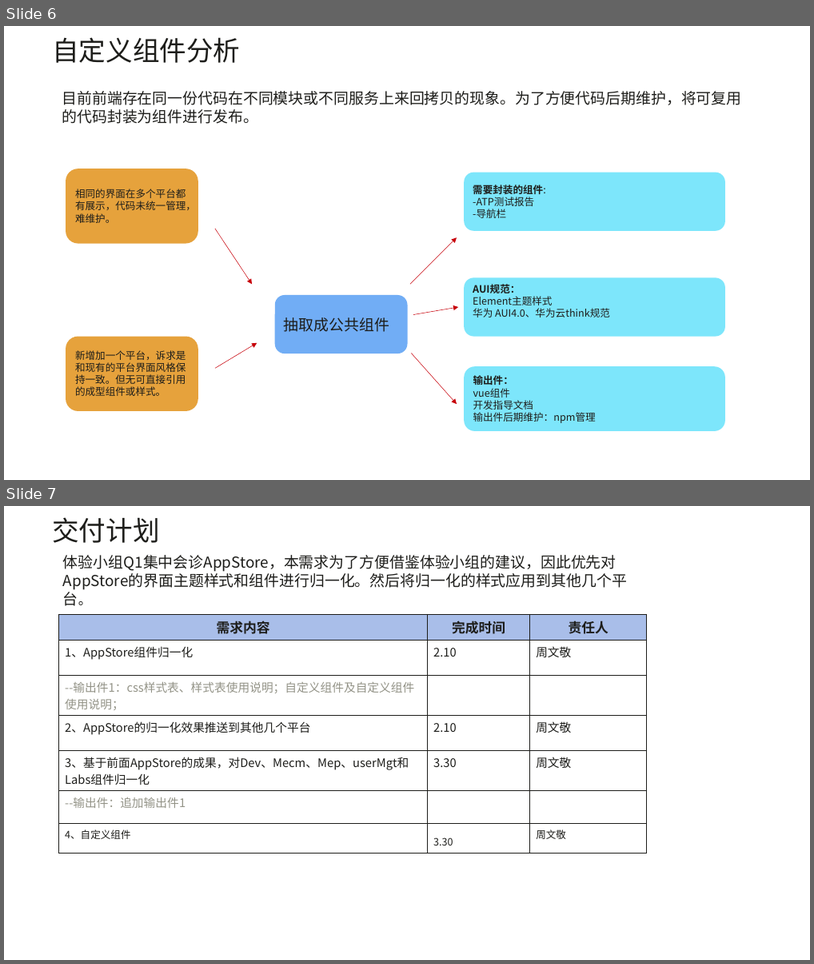
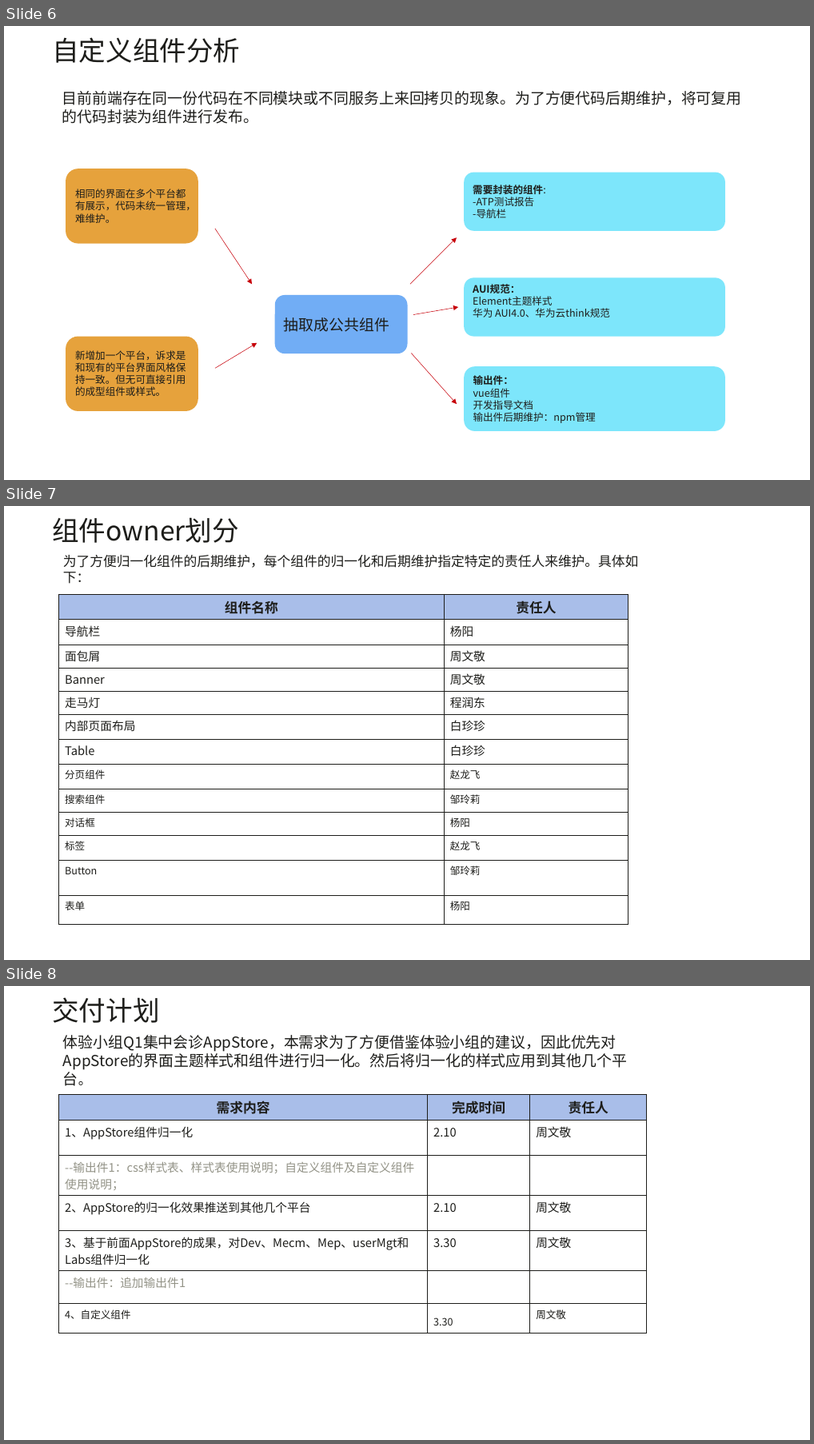
Before and after one commit to EdgeGallery/community, a slide deck: Architecture WG/Requirements/v1.1/Edge Gallery1.1 前端组件归一化方案分析.pptx. Shown one above the other, each under a label of ours: slides 6 and 7 before the commit, slides 6, 7 and 8 after it. The pictures are 814x964 and 814x1444 pixels, drawn with LibreOffice and Linux fonts; fonts in the diff are those of the drawing. Boxes give left, top, right and bottom in pixels: in the first picture for what was removed or moved away, otherwise in the second. Text is boxed around its words. In the diff, an @@ line names an element or a change of style, - is before the commit and + after.

Commit message:
需求分析文档提交

```diff
--- a/Architecture WG/Requirements/v1.1/Edge Gallery1.1 前端组件归一化方案分析.pptx
+++ b/Architecture WG/Requirements/v1.1/Edge Gallery1.1 前端组件归一化方案分析.pptx
@@ slide 7 added at box(4, 506, 810, 960), background #FFFFFF @@
@@ subtitle added at box(52, 517, 239, 543), 32 pt, text #1D1D1A @@
+组件owner划分
@@ text added at box(63, 555, 638, 584), 16 pt, text #1D1D1A @@
+为了方便归一化组件的后期维护，每个组件的归一化和后期维护指定特定的责任人来维护。具体如下：
@@ table added at box(59, 594, 629, 916), 13 rows, 2 columns @@
+组件名称 | 责任人
+导航栏 | 杨阳
+面包屑 | 周文敬
+Banner | 周文敬
+走马灯 | 程润东
+内部页面布局 | 白珍珍
+Table | 白珍珍
+分页组件 | 赵龙飞
+搜索组件 | 邹玲莉
+对话框 | 杨阳
+标签 | 赵龙飞
+Button | 邹玲莉
+表单 | 杨阳
@@ what was slide 7 is now slide 8 @@
```
